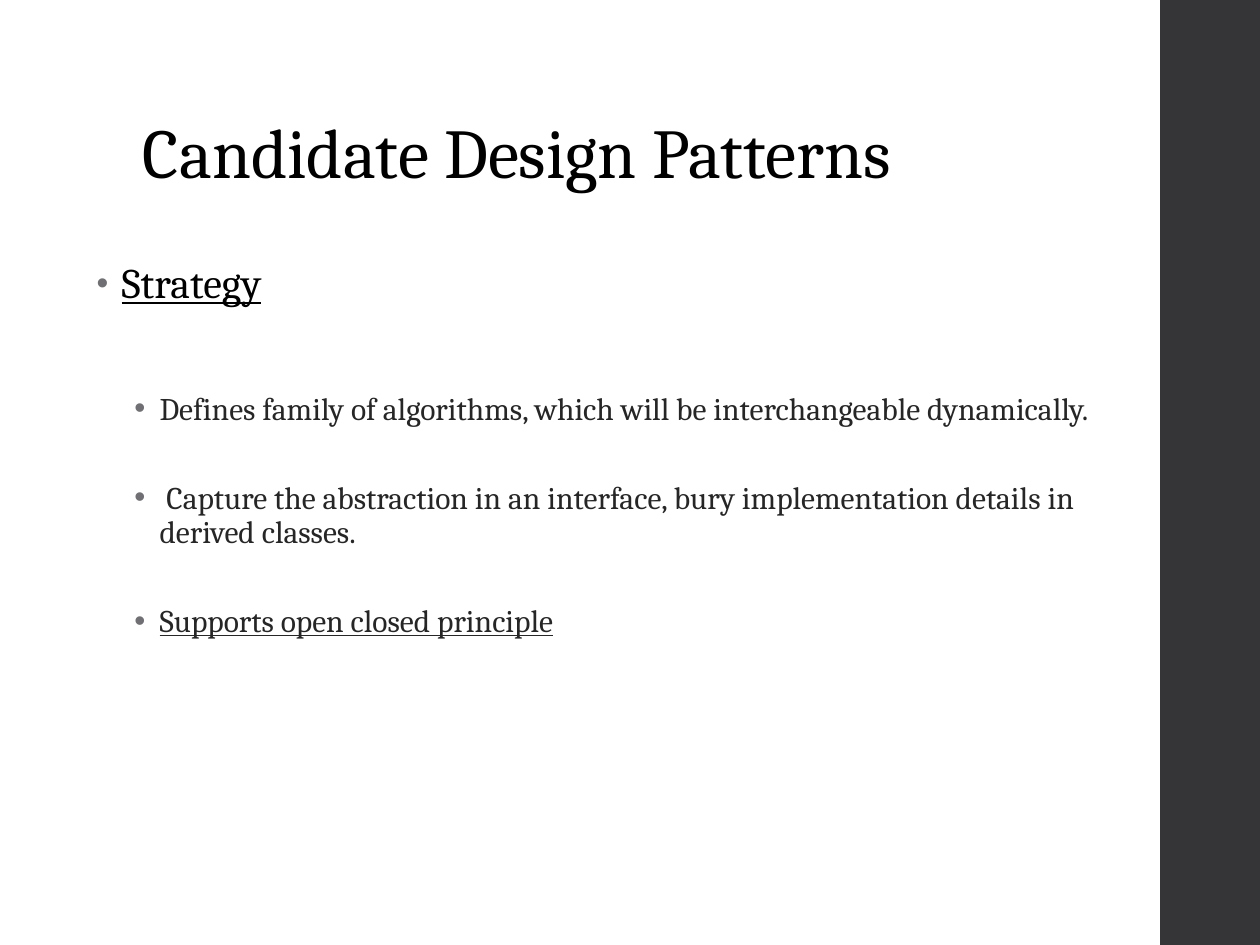
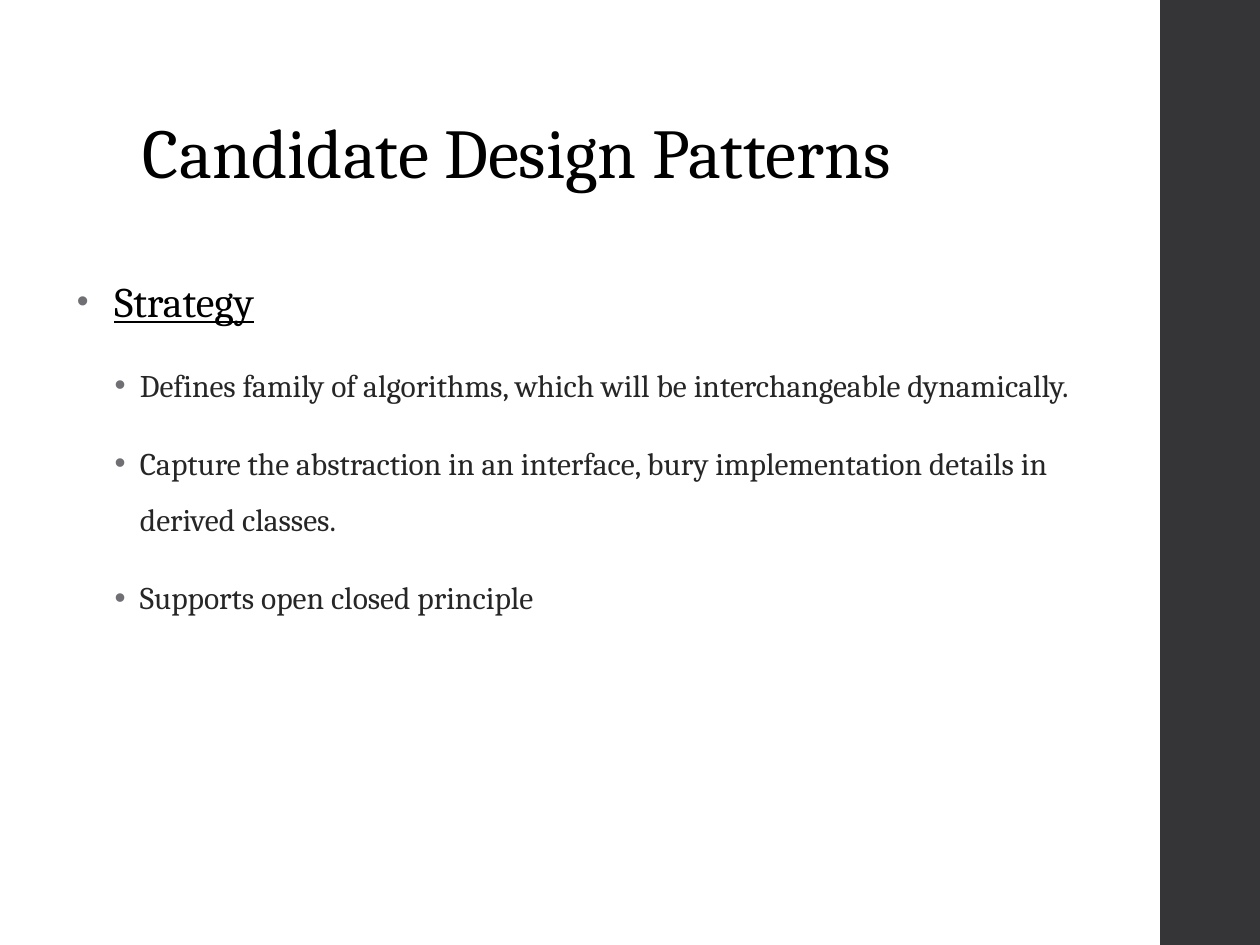
Before and after one commit to chenghao1983/VMCS_CA_PT4, a slide deck: slide 6 of PT4- Presentation - 01-09-2016.ppt. Drawn at 1260x945 pixels with LibreOffice and Linux fonts; fonts in the diff are those of the drawing. Boxes give left, top, right and bottom in pixels: in the first picture for what was removed or moved away, otherwise in the second. Text is boxed around its words. In the diff, an @@ line names an element or a change of style, - is before the commit and + after.

Commit message:
- updated layout

```diff
--- a/PT4- Presentation - 01-09-2016.ppt
+++ b/PT4- Presentation - 01-09-2016.ppt
@@ text "Strategy": place and size @@
-text "Strategy" at (122,269,1088,639)
+text "Strategy" at (114,288,1068,616)
@@ text "Strategy" at (114,288,1068,616): underline off in "Supports open closed principle"; indent changed; line spacing 0.95 to 1.5; less space between paragraphs; line spacing 0.9 to 1.5; more space between paragraphs @@
```
Also in this commit, not shown: 9 other slides changed, 1 slide added, 1 slide removed.
